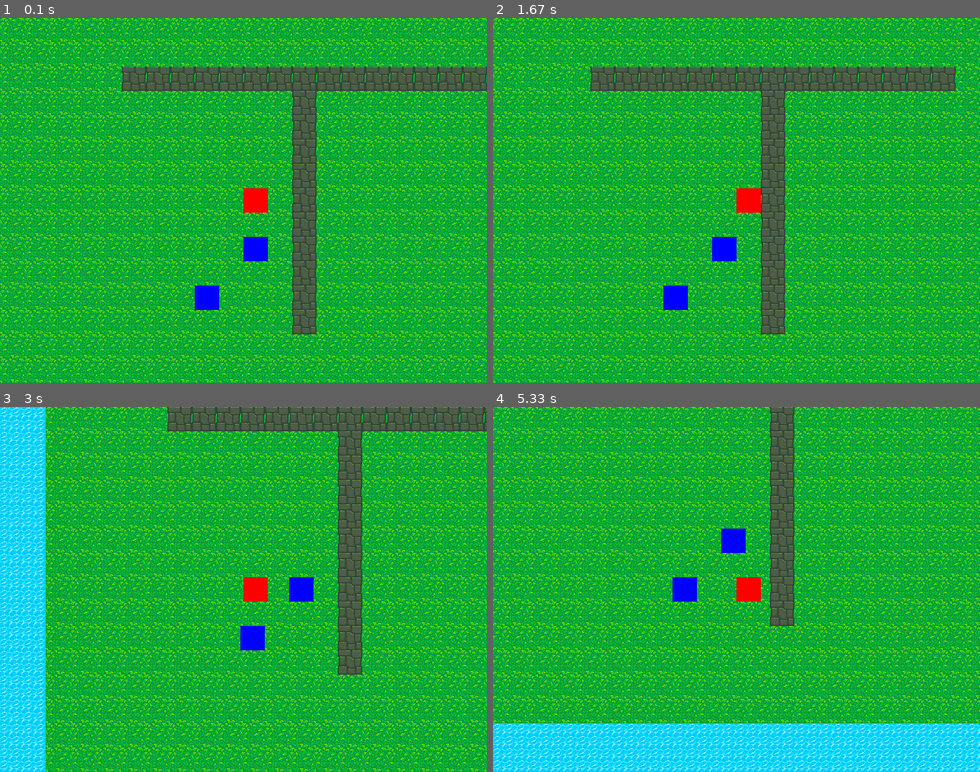
Above: before the commit, frames 1-4 (two rows, left to right).
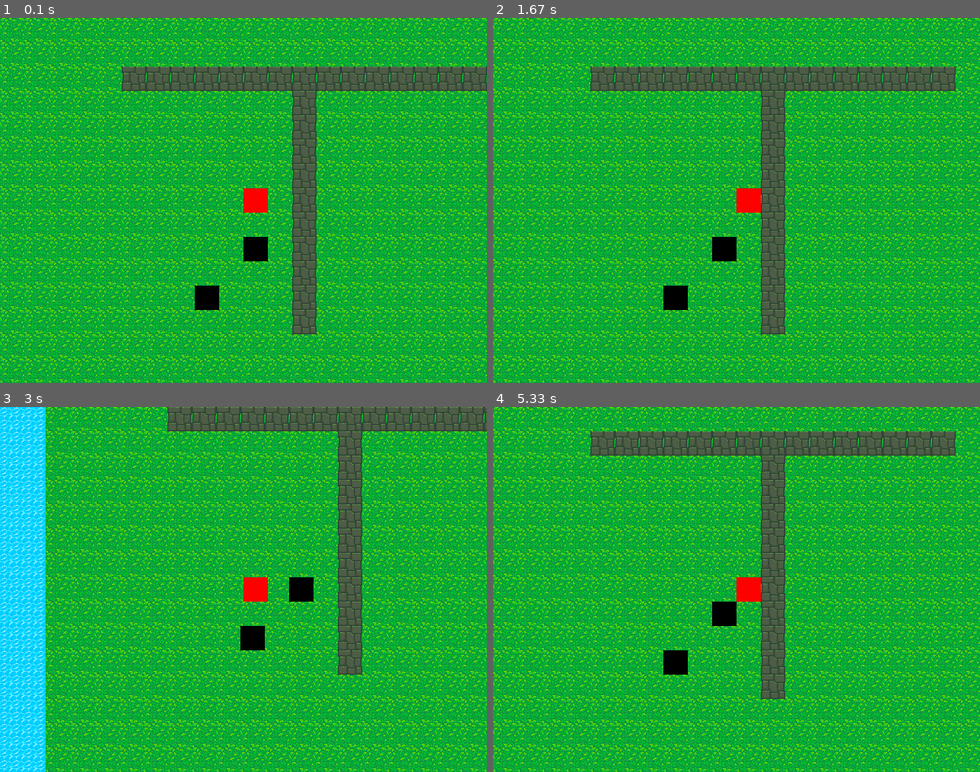
Above: after the commit, the same moments.

Repository: vieirafrancisco/game-dev
Game: pygame game, started from pygame/pokemon/run.py
Same seed, same stepped clock (60 frames per second), same inputs: the game is played once before the commit and once after it.
Inputs:
- Up to frame 1 (0.1 s): no input
- Up to frame 2 (1.67 s): hold Right 0.33-0.8 s; hold Right 0.83-1.13 s
- Up to frame 3 (3 s): hold Left 1.67-2.2 s; hold Down 2.23-2.53 s; hold Left 2.57-2.97 s
- Up to frame 4 (5.33 s): hold Up 3-3.37 s; hold Right 3.4-4.03 s; hold Down 4.07-4.43 s; hold Down 4.47-4.93 s; hold Right from 4.97 s (still down)

The runs differ from the first frame. In frame 1, 0.7% of the frame differs, in the area x 40-55%, y 60-80%; in frame 2, 0.7%; in frame 3, 0.7%; in frame 4, 62%, in the area x 0-100%, y 0-100%.

Commit message:
inheritance enemy and player as entity objects and create README file to documentation and ToDo stuff

Diff:
--- a/pygame/pokemon/game/entities/enemy.py
+++ b/pygame/pokemon/game/entities/enemy.py
@@ -7,8 +7,8 @@
 from settings import *
 
 class Enemy(Entity):
-    def __init__(self, posx, posy, rage, walk_range=5):
-        Entity.__init__(self, posx, posy)
+    def __init__(self, posx, posy, rage, walk_range=5, solid=True):
+        Entity.__init__(self, posx, posy, solid)
         self.rage = rage
         self.walk_range = walk_range
         self.rect = pygame.Rect(posx * TILE_SIZE, posy * TILE_SIZE, TILE_SIZE, TILE_SIZE)
--- a/pygame/pokemon/game/entities/entity.py
+++ b/pygame/pokemon/game/entities/entity.py
@@ -5,11 +5,11 @@
 from settings import *
 
 class Entity(ABC):
-    def __init__(self, posx, posy):
+    def __init__(self, posx, posy, solid=False):
         self.posx = posx
         self.posy = posy
+        self.solid = solid
         self.surface = pygame.Surface((TILE_SIZE, TILE_SIZE))
-        pygame.draw.rect(self.surface, (0,0,255), (0,0,TILE_SIZE, TILE_SIZE))
 
     def get_pos(self):
         return (self.posx, self.posy)
--- a/pygame/pokemon/game/entities/player.py
+++ b/pygame/pokemon/game/entities/player.py
@@ -1,11 +1,11 @@
 import pygame
 
 from settings import *
+from game.entities.entity import Entity
 
-class Player:
+class Player(Entity):
     def __init__(self, posx, posy):
-        self.posx = posx
-        self.posy = posy
+        Entity.__init__(self, posx, posy, solid=False)
         self.rect = pygame.Rect(posx * TILE_SIZE, posy * TILE_SIZE, TILE_SIZE, TILE_SIZE)
         self.speed = 2
         self.dir = {"RIGHT": 0, "LEFT": 0, "UP": 0, "DOWN": 0}
@@ -31,10 +31,10 @@
             self.dir["UP"] = 1
             self.ismov = True
 
-        is_up = self.dir["UP"] and not self.iscollide(m.get_tile(self.posx, self.posy-1))
-        is_down = self.dir["DOWN"] and not self.iscollide(m.get_tile(self.posx, self.posy+1))
-        is_left = self.dir["LEFT"] and not self.iscollide(m.get_tile(self.posx-1, self.posy))
-        is_right = self.dir["RIGHT"] and not self.iscollide(m.get_tile(self.posx+1, self.posy))
+        is_up = self.dir["UP"] and not self.iscollide(m, self.posx, self.posy-1)
+        is_down = self.dir["DOWN"] and not self.iscollide(m, self.posx, self.posy+1)
+        is_left = self.dir["LEFT"] and not self.iscollide(m, self.posx-1, self.posy)
+        is_right = self.dir["RIGHT"] and not self.iscollide(m, self.posx+1, self.posy)
 
         if is_up:
             m.dy -= self.speed
@@ -57,8 +57,13 @@
             self.dir = {"RIGHT": 0, "LEFT": 0, "UP": 0, "DOWN": 0}
             self.ismov = False
 
-    def iscollide(self, tile):
-        if tile.solid:
+    def iscollide(self, tmap, x, y):
+        tile_is_solid = tmap.get_tile(x, y).solid
+        if tmap.get_entity(x, y):
+            entity_is_solid = tmap.get_entity(x, y).solid
+        else:
+            entity_is_solid = False
+        if tile_is_solid or entity_is_solid:
             return True
         else:
             return False
Not shown, added: pygame/pokemon/README.md
